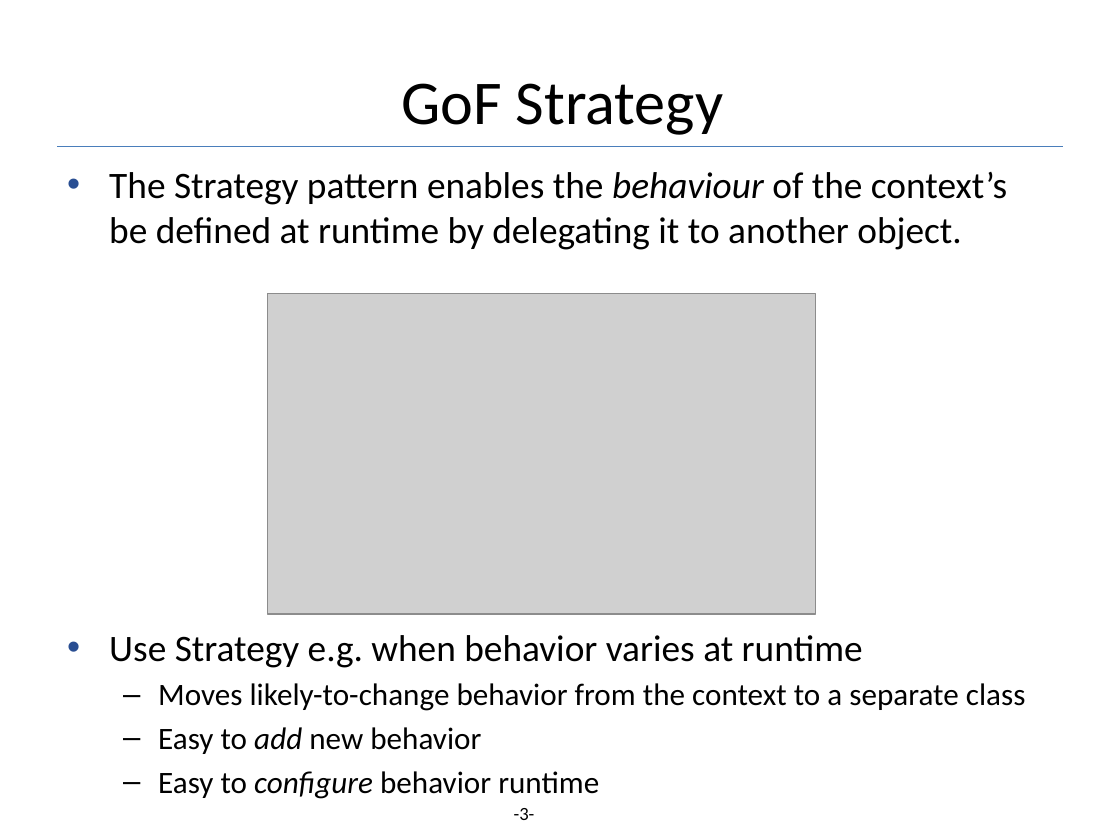
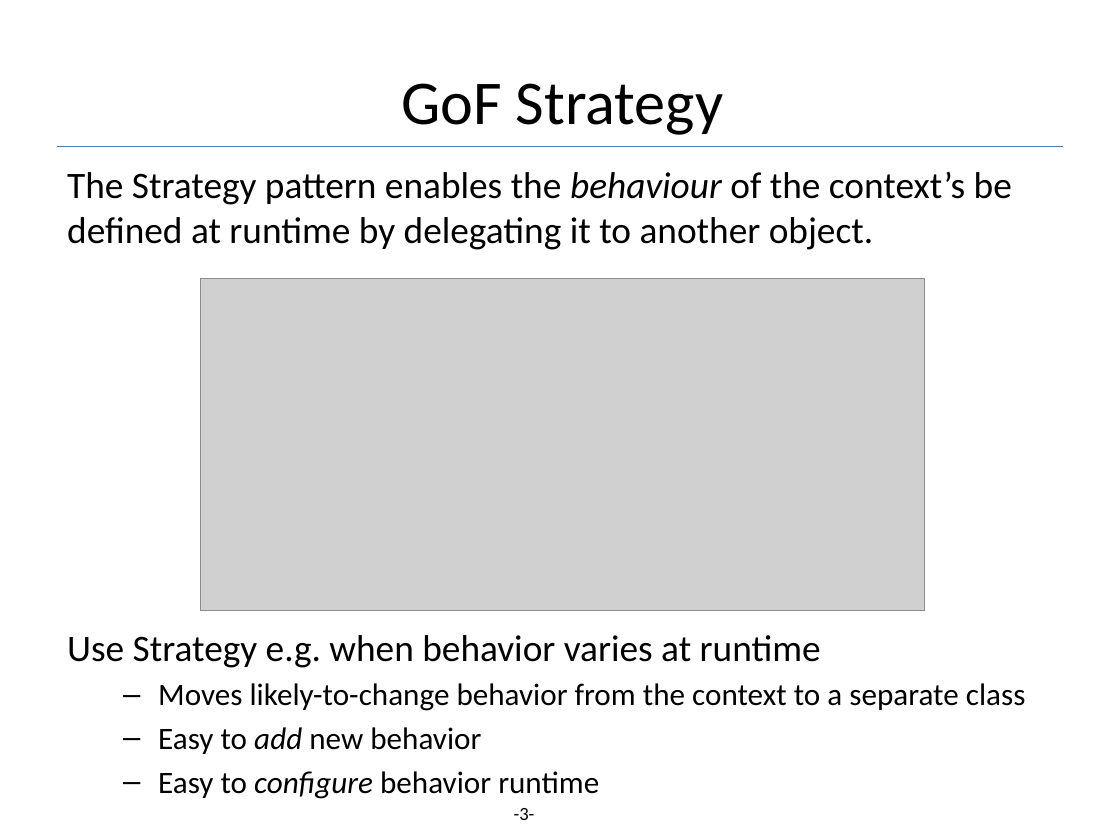
Before and after one commit to codesmurf/st3its3_teaching, a slide deck: slide 3 of 02 Strategy/Patterns - Strategy.pptx. Drawn at 1120x840 pixels with LibreOffice and Linux fonts; fonts in the diff are those of the drawing; grey boxes stand for pictures; background and template pictures are left out. Boxes give left, top, right and bottom in pixels: in the first picture for what was removed or moved away, otherwise in the second. Text is boxed around its words. In the diff, an @@ line names an element or a change of style, - is before the commit and + after.

```diff
--- a/02 Strategy/Patterns - Strategy.pptx
+++ b/02 Strategy/Patterns - Strategy.pptx
@@ text at [67, 172, 1012, 668]: bullet • to none @@
@@ picture: place and size @@
-picture at [268, 293, 815, 614]
+picture at [200, 279, 925, 610]
```
Also in this commit, not shown: 2 other slides changed, 1 other file.
